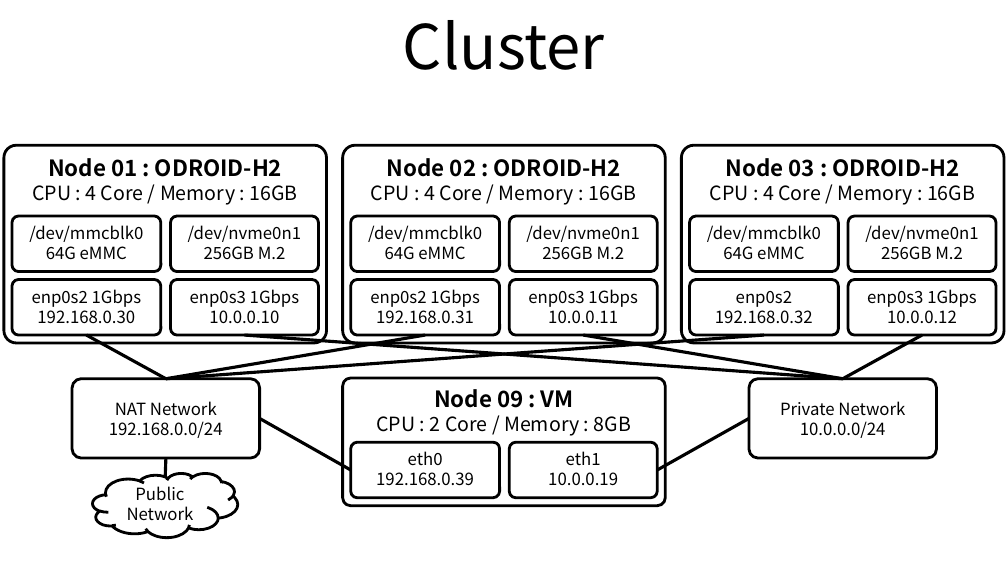
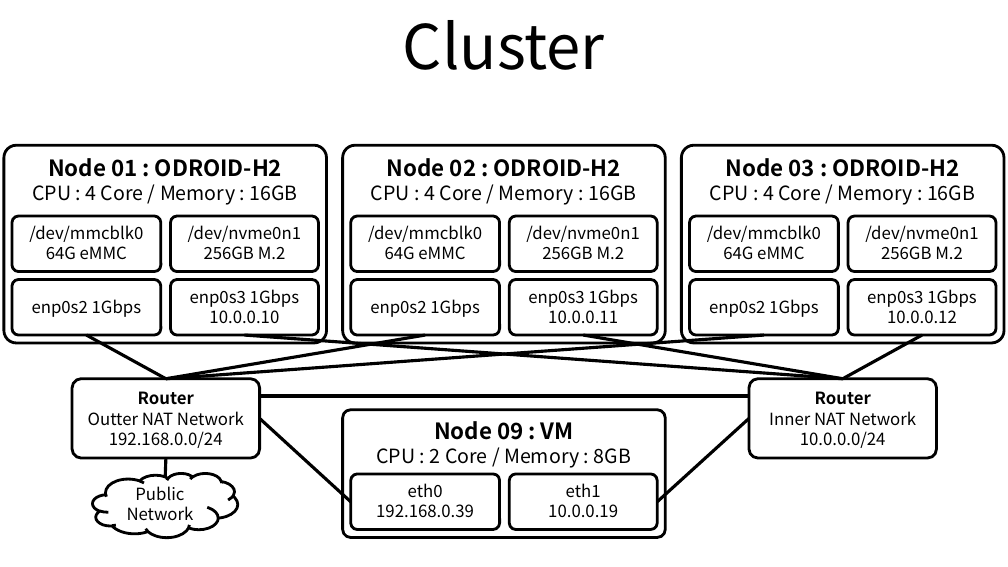
Before and after one commit to ssup2/blog-old, a slide deck: slide 1 of images/record/ODROID-H2_Cluster_Build/ODROID-H2_Cluster_Build.pptx. Drawn at 1008x567 pixels with LibreOffice and Linux fonts; fonts in the diff are those of the drawing. Boxes give left, top, right and bottom in pixels: in the first picture for what was removed or moved away, otherwise in the second. Text is boxed around its words. In the diff, an @@ line names an element or a change of style, - is before the commit and + after.

```diff
--- a/images/record/ODROID-H2_Cluster_Build/ODROID-H2_Cluster_Build.pptx
+++ b/images/record/ODROID-H2_Cluster_Build/ODROID-H2_Cluster_Build.pptx
@@ vertical alignment top to middle in 3 elements at (12,279,161,335), (351,279,500,335), (689,279,839,335) @@
@@ text in rounded rectangle at (709,299,818,317): text changed @@
-enp0s2
-192.168.0.32
+enp0s2 1Gbps
@@ text in rounded rectangle at (37,306,135,324): paragraph removed @@
-192.168.0.30
@@ text in rounded rectangle at (376,306,474,324): paragraph removed @@
-192.168.0.31
@@ text in rounded rectangle at (88,391,244,426): text changed @@
-NAT Network
+Router
+Outter NAT Network
@@ line moved from (351, 470) - (260, 418) to (351, 502) - (260, 418) @@
@@ line added from (749, 396) to (260, 396), #000000 2.25 pt @@
@@ line moved from (657, 470) - (749, 418) to (657, 502) - (749, 418) @@
@@ text in rounded rectangle at (769,391,916,426): text changed @@
-Private Network
+Router
+Inner NAT Network
@@ 3 rounded rectangles: place and size @@
-3 rounded rectangles at (343,378,665,506)
+3 rounded rectangles at (343,409,665,537)
```
Also in this commit, not shown: 2 other slides changed, 11 other files.
